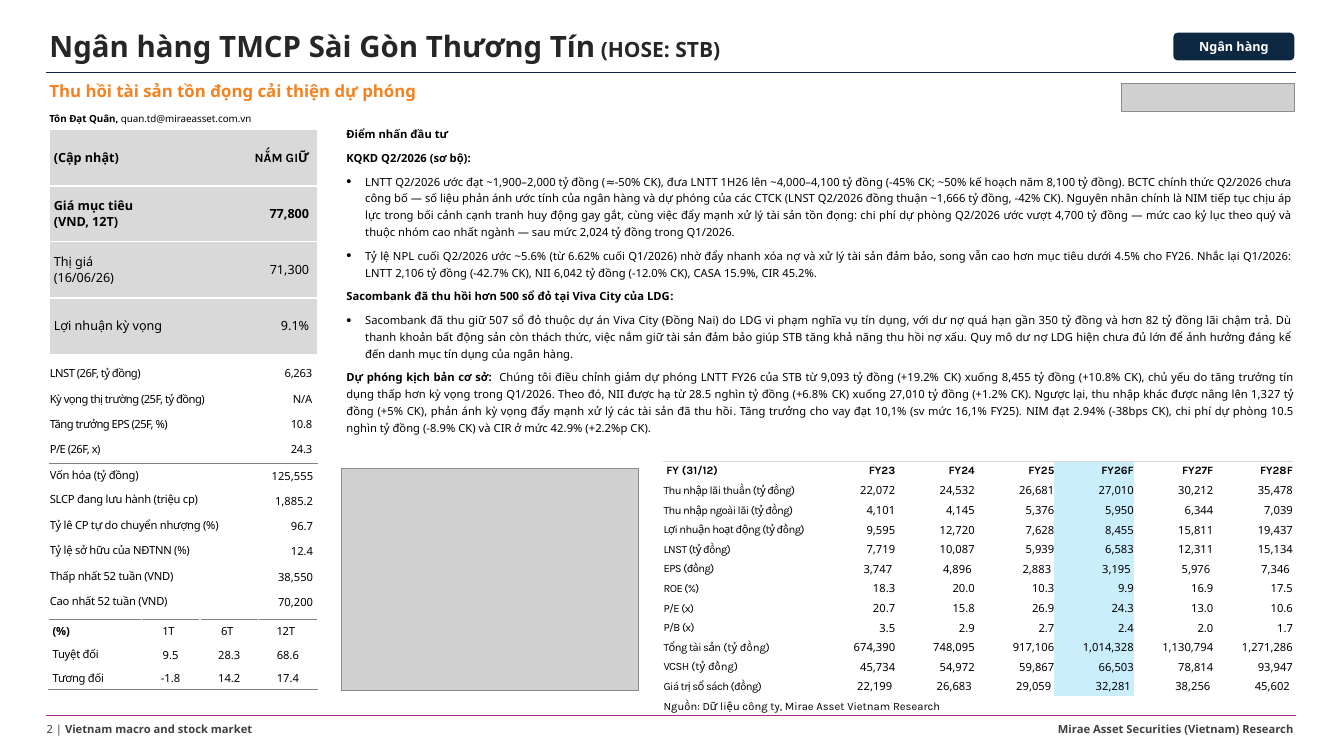
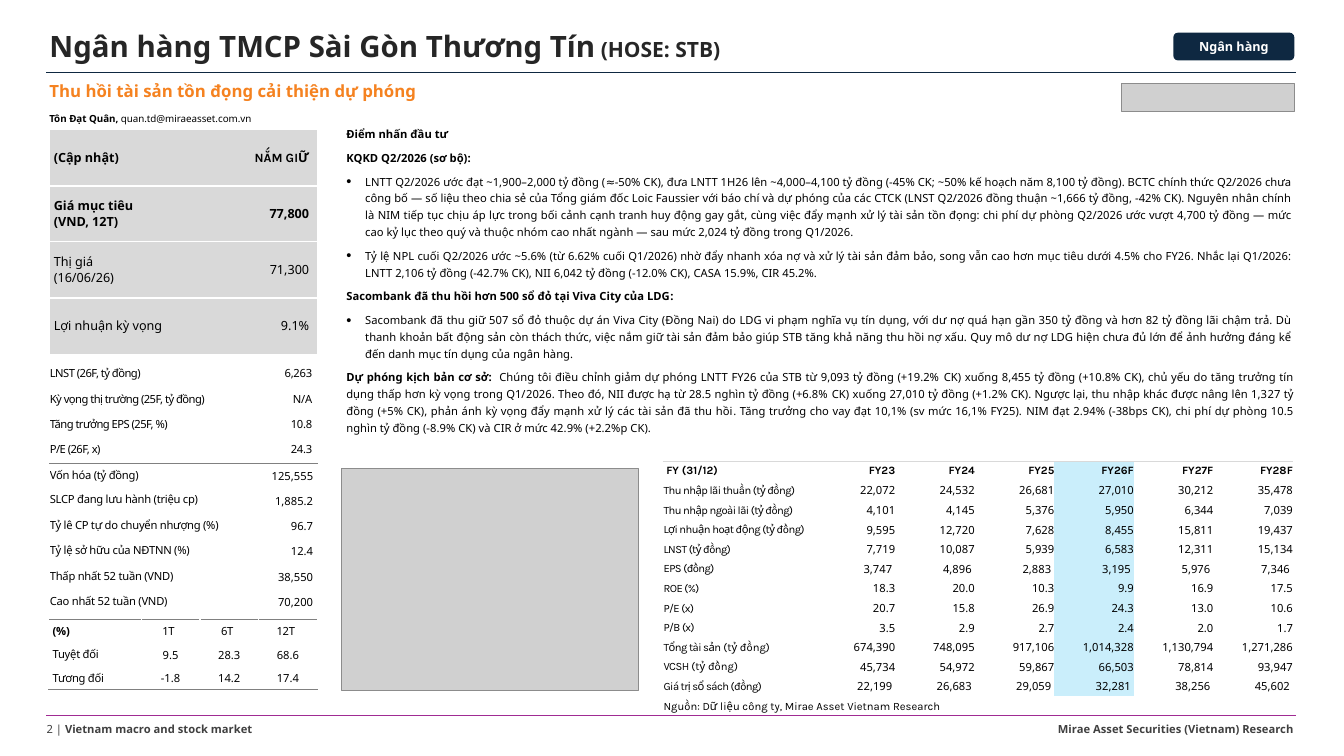
Before and after one commit to datquanton/verbose-guide, a slide deck: slide 2 of MASVN_RS_WM_2H26_outlook_Equity_VN_2026_STBEIB_2Q26update_24July2026.pptx. Drawn at 1344x756 pixels with LibreOffice and Linux fonts; fonts in the diff are those of the drawing; grey boxes stand for pictures. Boxes give left, top, right and bottom in pixels: in the first picture for what was removed or moved away, otherwise in the second. Text is boxed around its words. In the diff, an @@ line names an element or a change of style, - is before the commit and + after.

```diff
--- a/MASVN_RS_WM_2H26_outlook_Equity_VN_2026_STBEIB_2Q26update_24July2026.pptx
+++ b/MASVN_RS_WM_2H26_outlook_Equity_VN_2026_STBEIB_2Q26update_24July2026.pptx
@@ text at box(365, 177, 1291, 239): text changed @@
-• LNTT Q2/2026 ước đạt ~1,900–2,000 tỷ đồng (≈-50% CK), đưa LNTT 1H26 lên ~4,000–4,100 tỷ đồng (-45% CK; ~50% kế hoạch năm 8,100 tỷ đồng). BCTC chính thức Q2/2026 chưa công bố — số liệu phản ánh ước tính của ngân hàng và dự phóng của các CTCK (LNST Q2/2026 đồng thuận ~1,666 tỷ đồng, -42% CK). Nguyên nhân chính là NIM tiếp tục chịu áp lực trong bối cảnh cạnh tranh huy động gay gắt, cùng việc đẩy mạnh xử lý tài sản tồn đọng: chi phí dự phòng Q2/2026 ước vượt 4,700 tỷ đồng — mức cao kỷ lục theo quý và thuộc nhóm cao nhất ngành — sau mức 2,024 tỷ đồng trong Q1/2026.
+• LNTT Q2/2026 ước đạt ~1,900–2,000 tỷ đồng (≈-50% CK), đưa LNTT 1H26 lên ~4,000–4,100 tỷ đồng (-45% CK; ~50% kế hoạch năm 8,100 tỷ đồng). BCTC chính thức Q2/2026 chưa công bố — số liệu theo chia sẻ của Tổng giám đốc Loic Faussier với báo chí và dự phóng của các CTCK (LNST Q2/2026 đồng thuận ~1,666 tỷ đồng, -42% CK). Nguyên nhân chính là NIM tiếp tục chịu áp lực trong bối cảnh cạnh tranh huy động gay gắt, cùng việc đẩy mạnh xử lý tài sản tồn đọng: chi phí dự phòng Q2/2026 ước vượt 4,700 tỷ đồng — mức cao kỷ lục theo quý và thuộc nhóm cao nhất ngành — sau mức 2,024 tỷ đồng trong Q1/2026.
```
Also in this commit, not shown: 1 other slide changed, 1 other file.
